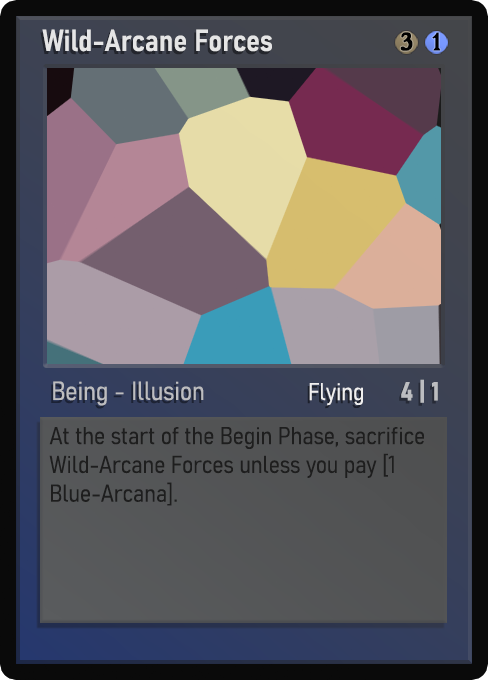
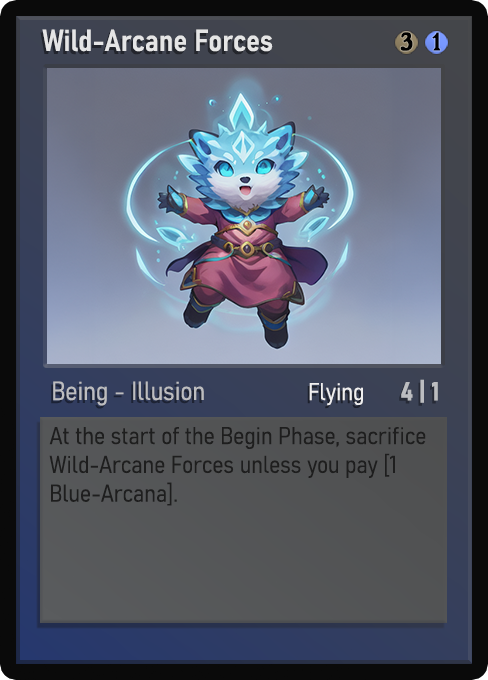
Revision of a layered 488 × 680 image; what changed, layer by layer:
painted on "Name" over [79, 35, 273, 52]
painted on "Class" over [53, 381, 204, 405]
painted on "Ability" over [328, 387, 363, 406]
painted on "Desc_norm" over [56, 427, 426, 502]
painted on "Artwork" over [47, 68, 441, 364]
